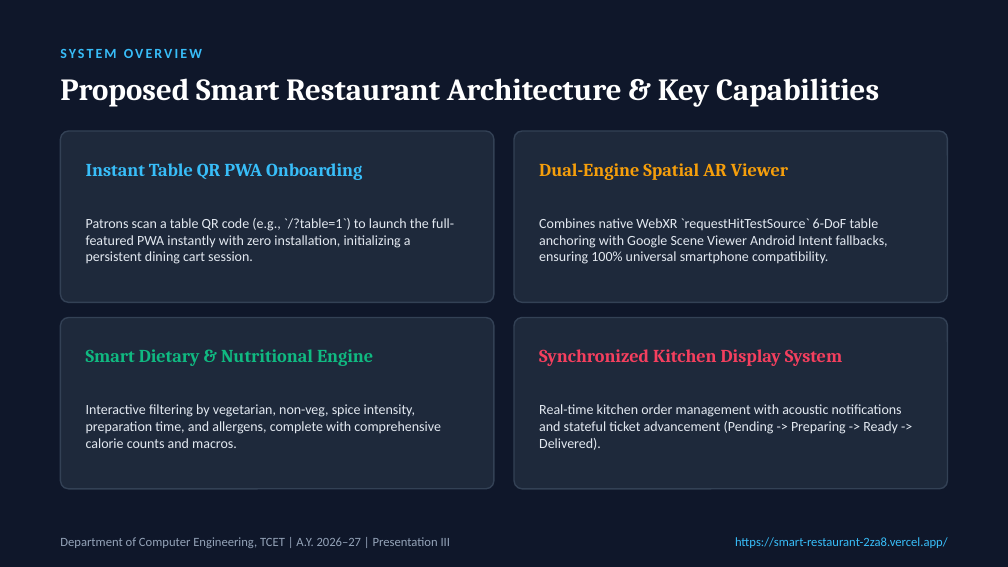
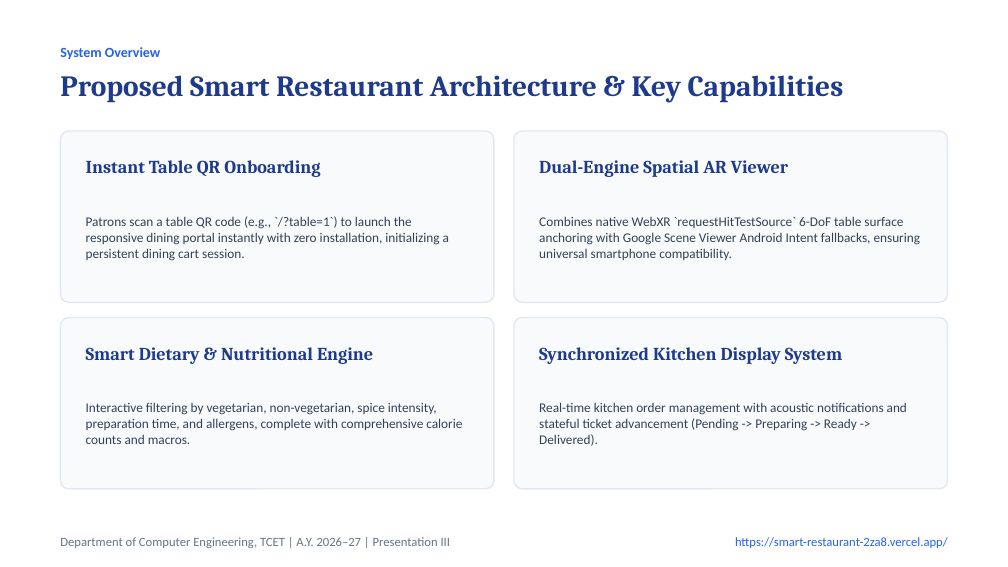
Before and after one commit to MANAV0060/Smart-Restaurant, a slide deck: slide 6 of Smart_Restaurant_Presentation_III.pptx. Drawn at 1008x567 pixels with LibreOffice and Linux fonts; fonts in the diff are those of the drawing. Boxes give left, top, right and bottom in pixels: in the first picture for what was removed or moved away, otherwise in the second. Text is boxed around its words. In the diff, an @@ line names an element or a change of style, - is before the commit and + after.

Commit message:
style(presentation): refactor PPTX to clean, professional white-and-navy academic theme

```diff
--- a/Smart_Restaurant_Presentation_III.pptx
+++ b/Smart_Restaurant_Presentation_III.pptx
@@ background #0F172A to #FFFFFF @@
@@ text at <box>60,47,160,59</box>: text changed; text colour #38BDF8 to #2563EB @@
-SYSTEM OVERVIEW
+System Overview
@@ text "Proposed Smart Restaurant Architecture & ..." at <box>60,75,844,103</box>: size 22 to 21 pt, text colour #FFFFFF to #1E3A8A @@
@@ text at <box>86,160,320,177</box>: text changed; text colour #38BDF8 to #1E3A8A @@
-Instant Table QR PWA Onboarding
+Instant Table QR Onboarding
@@ text "Dual-Engine Spatial AR Viewer" at <box>539,160,788,177</box>: text colour #F59E0B to #1E3A8A @@
@@ text at <box>86,216,449,261</box>: text changed; size 10 to 9.5 pt; text colour #E2E8F0 to #334155 @@
-Patrons scan a table QR code (e.g., `/?table=1`) to launch the full-featured PWA instantly with zero installation, initializing a persistent dining cart session.
+Patrons scan a table QR code (e.g., `/?table=1`) to launch the responsive dining portal instantly with zero installation, initializing a persistent dining cart session.
@@ text at <box>539,217,921,260</box>: text changed; size 10 to 9.5 pt; text colour #E2E8F0 to #334155 @@
-Combines native WebXR `requestHitTestSource` 6-DoF table anchoring with Google Scene Viewer Android Intent fallbacks, ensuring 100% universal smartphone compatibility.
+Combines native WebXR `requestHitTestSource` 6-DoF table surface anchoring with Google Scene Viewer Android Intent fallbacks, ensuring universal smartphone compatibility.
@@ fill #1E293B to #F8FAFC; outline #334155 1 pt to #E2E8F0 1 pt in 4 elements at <box>60,131,494,302</box>, <box>514,131,948,302</box>, <box>514,318,948,489</box>, <box>60,318,494,489</box> @@
@@ text "Smart Dietary & Nutritional Engine" at <box>86,347,373,364</box>: text colour #10B981 to #1E3A8A @@
@@ text "Synchronized Kitchen Display System" at <box>539,347,842,364</box>: text colour #F43F5E to #1E3A8A @@
@@ text "Real-time kitchen order management with ..." at <box>539,402,907,446</box>: size 10 to 9.5 pt, text colour #E2E8F0 to #334155 @@
@@ text at <box>86,403,462,444</box>: text changed; size 10 to 9.5 pt; text colour #E2E8F0 to #334155 @@
-Interactive filtering by vegetarian, non-veg, spice intensity, preparation time, and allergens, complete with comprehensive calorie counts and macros.
+Interactive filtering by vegetarian, non-vegetarian, spice intensity, preparation time, and allergens, complete with comprehensive calorie counts and macros.
@@ text "Department of Computer Engineering, TCET ..." at <box>60,537,451,548</box>: text colour #94A3B8 to #64748B @@
@@ text "https://smart-restaurant-2za8.vercel.app/" at <box>735,537,948,548</box>: text colour #38BDF8 to #2563EB @@
```
Also in this commit, not shown: 19 other slides changed, 1 other file.
